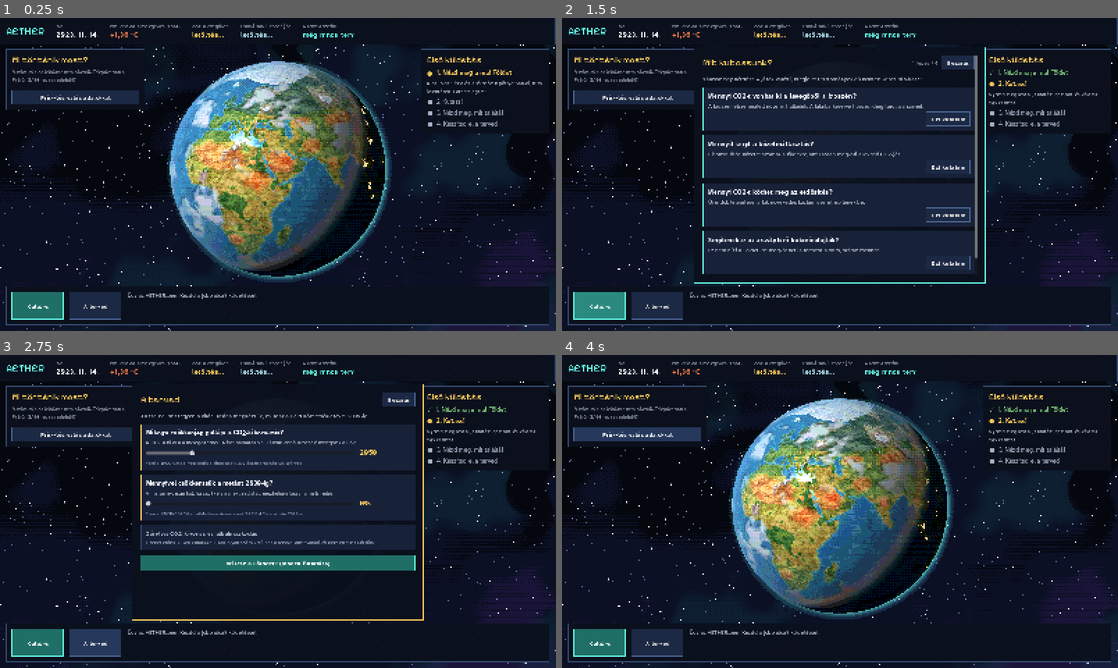
Above: before the commit, frames 1-4 (two rows, left to right).
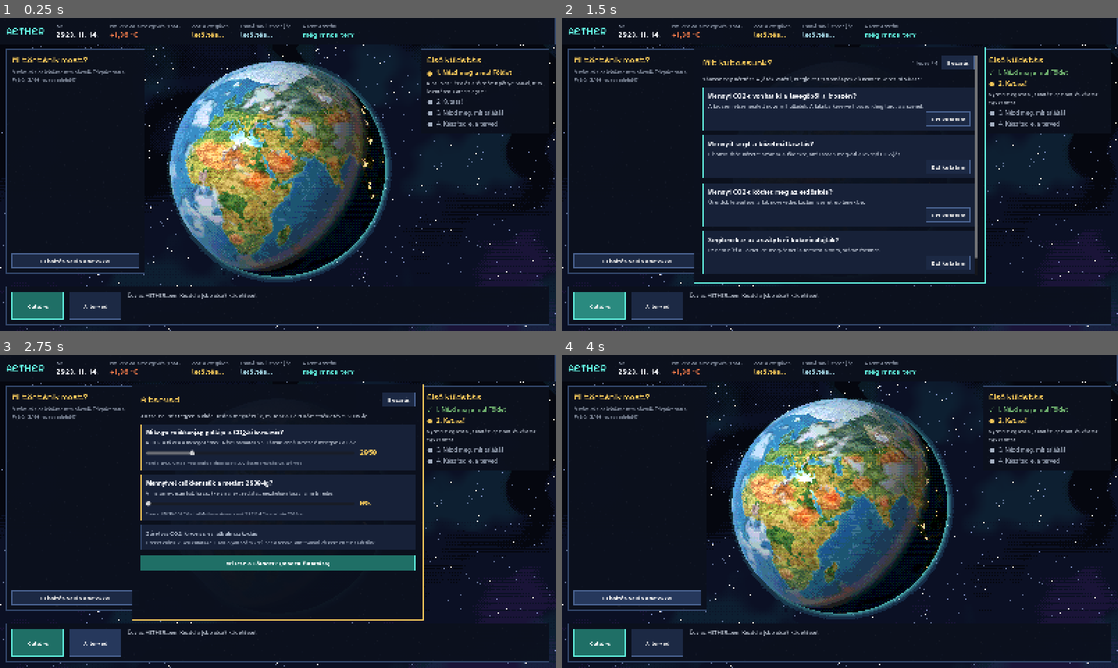
Above: after the commit, the same moments.

Repository: roadside/aether
Game: Godot game, scene res://scenes/main.tscn
Same seed, same stepped clock (60 frames per second), same inputs: the game is played once before the commit and once after it.
Inputs:
- Up to frame 1 (0.25 s): no input
- Up to frame 2 (1.5 s): click "Frissítés valós adatokkal" at 0.5 s; click "Kutatás" at 1.25 s
- Up to frame 3 (2.75 s): click "A terved" at 2 s
- Up to frame 4 (4 s): click "Bezárás" at 2.75 s; click "Frissítés valós adatokkal" at 3.5 s

The runs differ from the first frame. In frame 1, 2.4% of the frame differs, in the area x 1-26%, y 23-82%; in frame 2, 2.3%; in frame 3, 2.3%; in frame 4, 2.5%.

Commit message:
Godot: bal panel elfér a képernyőn (görgethető kártyák), rövidebb levegő-kártya; öntesztképek
A jelentéskártyák rögzített magasságú ScrollContainerbe kerültek, így a
„Frissítés valós adatokkal” gomb nem csúszik az alsó sáv alá. A
levegőminőség-összesítő kártya a mérés mezőiből rövid címet kap.
Öntesztképek a Windows-gépen futtatott --onteszt futásból.

Co-Authored-By: Claude Opus 5.5 <noreply@anthropic.com>

Diff:
--- a/AETHER_godot/scripts/main.gd
+++ b/AETHER_godot/scripts/main.gd
@@ -157,8 +157,15 @@
 	v.add_child(UI.heading("Mi történik most?", 24))
 	_world_note = UI.label("Valós jelentések betöltése…", 14, UI.MUTE)
 	v.add_child(_world_note)
+	# A kártyák görgethető, rögzített magasságú dobozban vannak, így a frissítés
+	# gomb mindig a képernyőn marad (az alsó sáv fölött).
+	var scroll := ScrollContainer.new()
+	scroll.custom_minimum_size = Vector2(0, 470)
+	scroll.horizontal_scroll_mode = ScrollContainer.SCROLL_MODE_DISABLED
+	v.add_child(scroll)
 	_events_box = UI.vbox(8)
-	v.add_child(_events_box)
+	_events_box.size_flags_horizontal = Control.SIZE_EXPAND_FILL
+	scroll.add_child(_events_box)
 	_refresh_btn = UI.button("Frissítés valós adatokkal")
 	_refresh_btn.pressed.connect(_refresh_world)
 	v.add_child(_refresh_btn)
@@ -301,8 +308,13 @@
 			if m.get("elteres_pct") != null:
 				txt += " (%s%%)" % UI.hu(float(m["elteres_pct"]), 0)
 		elif m.get("azonosito") == "levego_varosok":
+			var air_title := str(m.get("magyarazat", ""))
+			if m.get("ertek") != null and m.get("legrosszabb") != null and m.get("legrosszabb_pm2_5") != null:
+				var total := str(m.get("egyseg", "")).replace("/", "").replace("város", "").strip_edges()
+				air_title = "%d/%s városban túl sok a finom por (WHO-határ felett). Legrosszabb: %s, %s µg/m³" % [
+					int(m["ertek"]), total, str(m["legrosszabb"]), UI.hu(float(m["legrosszabb_pm2_5"]), 1)]
 			_events_box.add_child(_event_card({"kategoria": "levego", "kategoria_nev": "Levegőminőség",
-				"cim": str(m.get("magyarazat", "")), "datum": str(m.get("datum", "")).left(10),
+				"cim": air_title, "datum": str(m.get("datum", "")).left(10),
 				"forras": str(m.get("forras", "")), "link": str(m.get("link", "")), "orszag": ""}))
 		if key != "":
 			var l: Label = _stats[key]
Binary file added: AETHER_godot/onteszt_kepek/1_mai_fold.png
Binary file added: AETHER_godot/onteszt_kepek/2_ki_kutasson.png
Binary file added: AETHER_godot/onteszt_kepek/3_eredmeny.png
Binary file added: AETHER_godot/onteszt_kepek/4_terv.png
Binary file added: AETHER_godot/onteszt_kepek/5_fold_2100.png
